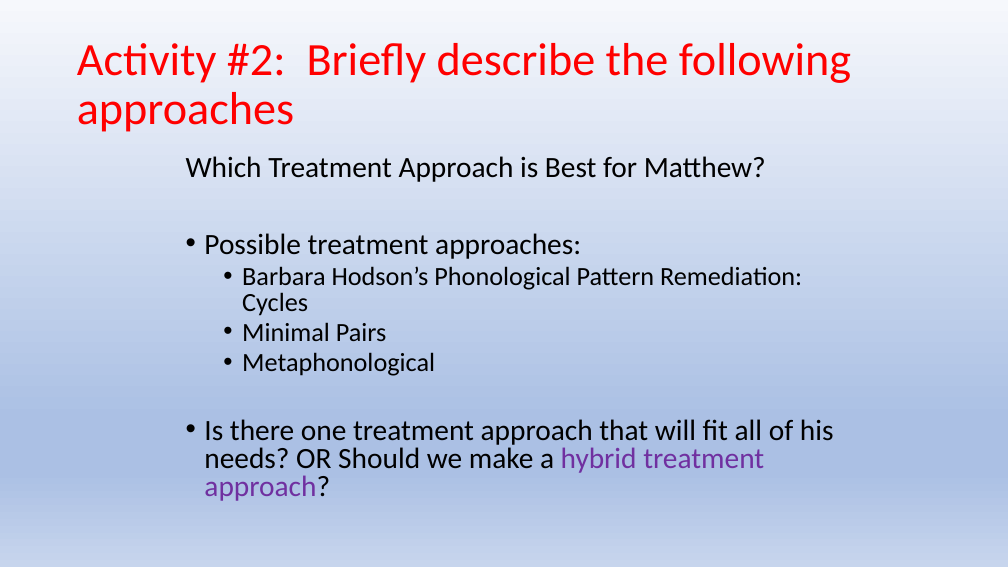
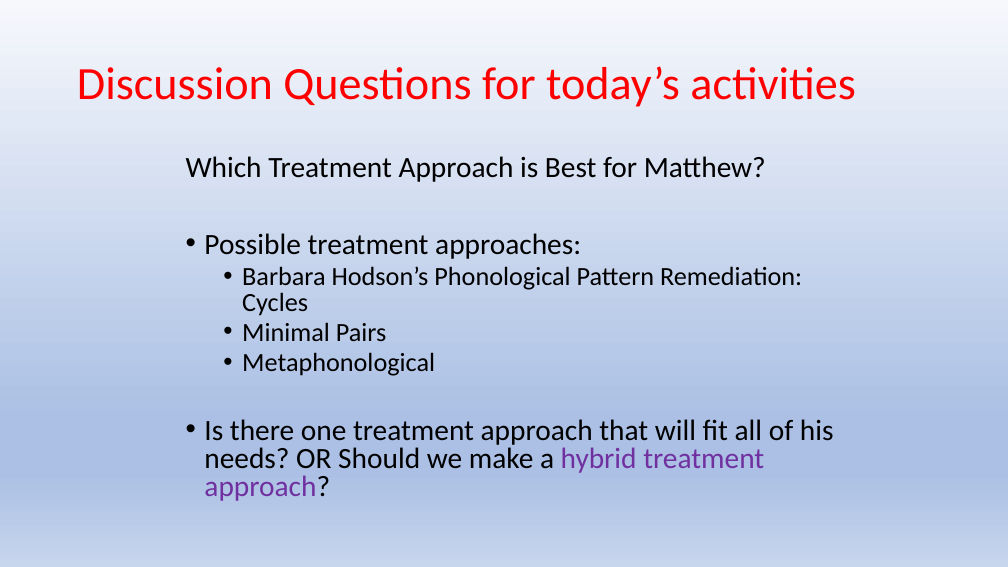
Before and after one commit to Jim-Wright90/cds431_sp22, a slide deck: slide 3 of slides/cds431_week5_2.pptx. Drawn at 1008x567 pixels with LibreOffice and Linux fonts; fonts in the diff are those of the drawing. Boxes give left, top, right and bottom in pixels: in the first picture for what was removed or moved away, otherwise in the second. Text is boxed around its words. In the diff, an @@ line names an element or a change of style, - is before the commit and + after.

```diff
--- a/slides/cds431_week5_2.pptx
+++ b/slides/cds431_week5_2.pptx
@@ title at (77, 66, 856, 107): text changed @@
-Activity #2: Briefly describe the following approaches
+Discussion Questions for today’s activities
```
Also in this commit, not shown: 5 other slides changed, 1 slide removed, 6 other files.
